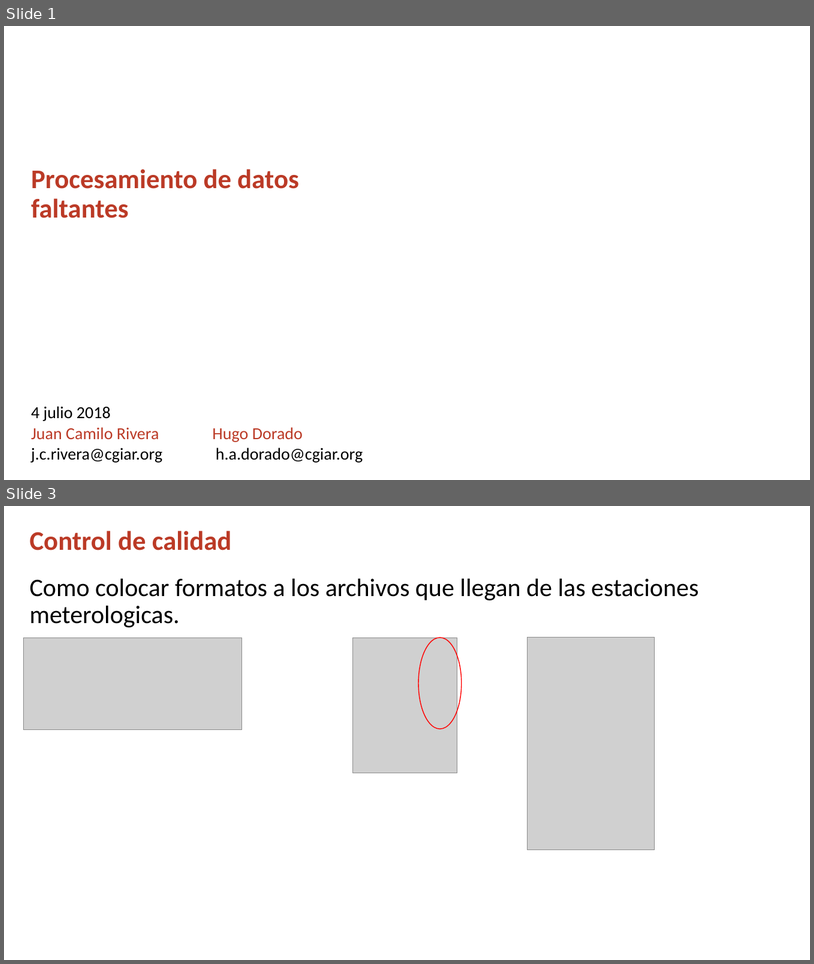
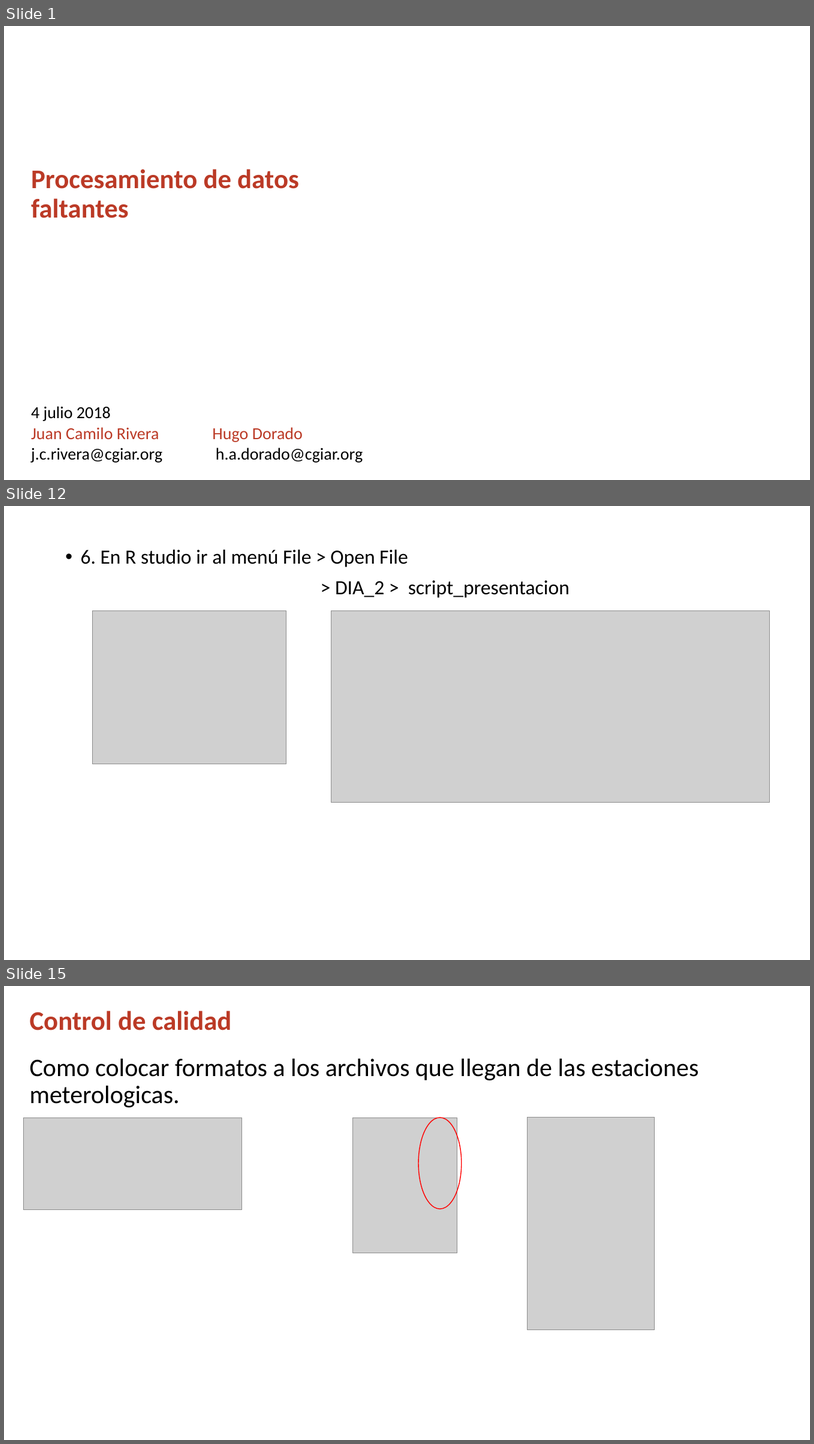
Before and after one commit to j-river1/taller_honduras, a slide deck: DIA_2/Procesamiento_de_datos_faltantes.pptx. Shown one above the other, each under a label of ours: slides 1 and 3 before the commit, slides 1, 12 and 15 after it; the slides between them are not shown. The pictures are 814x964 and 814x1444 pixels, drawn with LibreOffice and Linux fonts; fonts in the diff are those of the drawing; grey boxes stand for pictures; background and template pictures are left out. Boxes give left, top, right and bottom in pixels: in the first picture for what was removed or moved away, otherwise in the second. Text is boxed around its words. In the diff, an @@ line names an element or a change of style, - is before the commit and + after.

```diff
--- a/DIA_2/Procesamiento_de_datos_faltantes.pptx
+++ b/DIA_2/Procesamiento_de_datos_faltantes.pptx
@@ slide 12 added at (4,506,810,960), background #FFFFFF @@
@@ text added at (81,549,570,598), 24 pt, text #000000 @@
+• 6. En R studio ir al menú File > Open File
+> DIA_2 > script_presentacion
@@ picture added at (92,610,287,764) @@
@@ picture added at (331,610,770,802) @@
@@ what was slide 3 is now slide 15 @@
```
Also in this commit, not shown: 1 slide changed, 11 other slides added.
